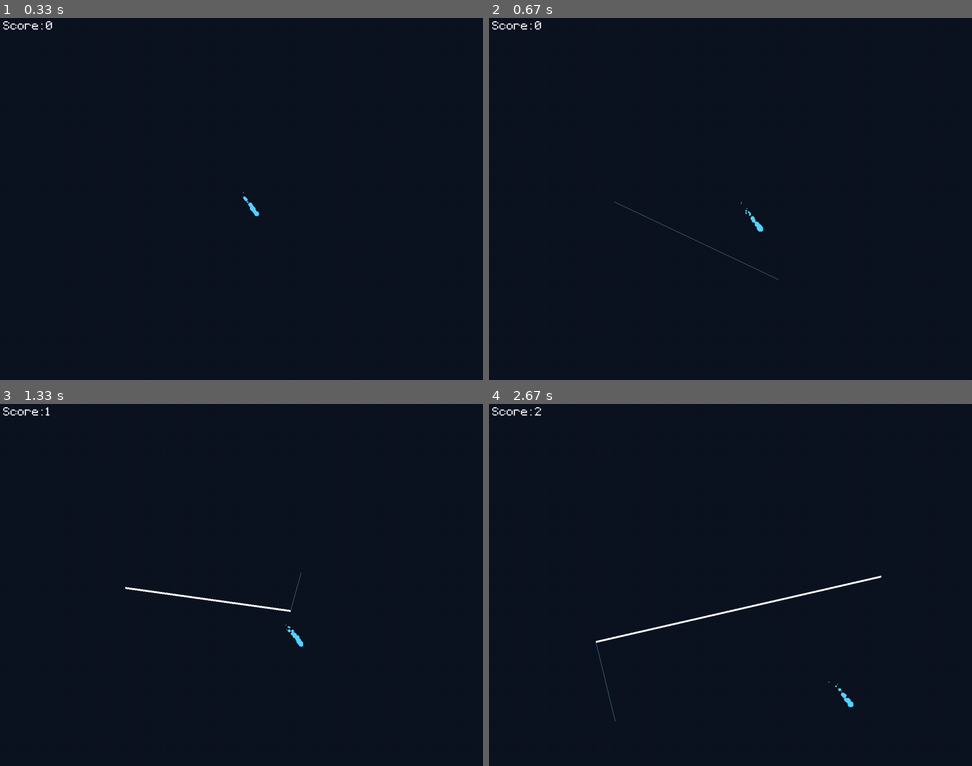
Above: before the commit, frames 1-4 (two rows, left to right).
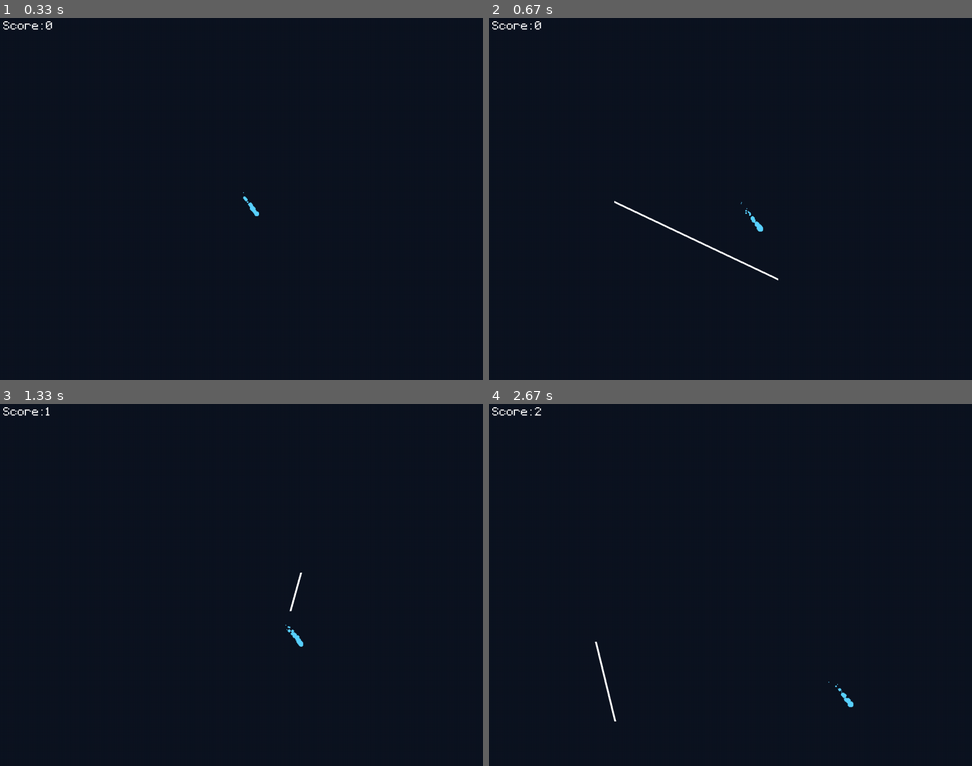
Above: after the commit, the same moments.

Repository: 400cs/CSproject-pygame
Game: pygame game, started from redirection.py
The game is run twice, just before and just after one commit, with the same random seed, the same clock (stepped at 60 frames per second) and the same inputs.
Inputs (mouse positions are in pixels of both pictures, inside the frame that each line leads up to):
- Up to frame 1 (0.33 s): no input
- Up to frame 2 (0.67 s): press the mouse at (614, 202) at 0.37 s; move the mouse to (696, 238) at 0.47 s; release the mouse at (778, 278) at 0.6 s
- Up to frame 3 (1.33 s): click (289, 610) at 0.72 s; press the mouse at (289, 610) at 1.03 s; move the mouse to (294, 592) at 1.13 s; release the mouse at (299, 574) at 1.27 s
- Up to frame 4 (2.67 s): click (638, 653) at 1.38 s; click (880, 577) at 1.72 s; click (595, 642) at 2.05 s; press the mouse at (595, 642) at 2.37 s; move the mouse to (604, 682) at 2.47 s; release the mouse at (614, 722) at 2.6 s

Frame 1 is identical in both runs. In frame 2, 0.2% of the frame differs, in the area x 25-60%, y 50-73%; in frame 3, 0.3%; in frame 4, 0.5%, in the area x 21-82%, y 47-88%.

Commit message:
mousebuttonup

Diff:
--- a/redirection.py
+++ b/redirection.py
@@ -87,9 +87,11 @@
         if event.type == pygame.MOUSEBUTTONDOWN:
             if not buttondown:
                 last_point = [mx, my]
-            else:
-                current_line = (last_point, [mx, my])
             buttondown = not buttondown
+        if event.type == pygame.MOUSEBUTTONUP:
+            current_line = (last_point, [mx, my])
+            buttondown = not buttondown
+
 
     if current_line:
         normal = collision.calculate_normal(current_line[0], current_line[1])
